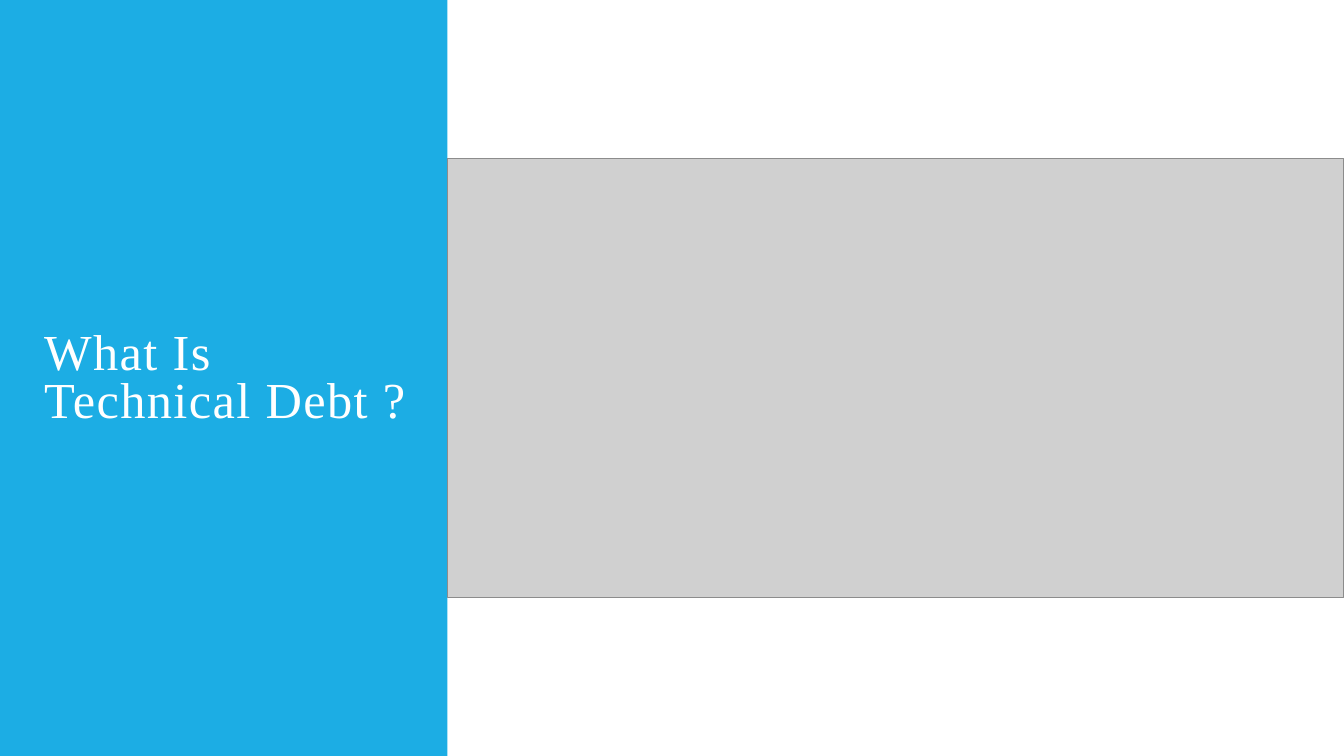
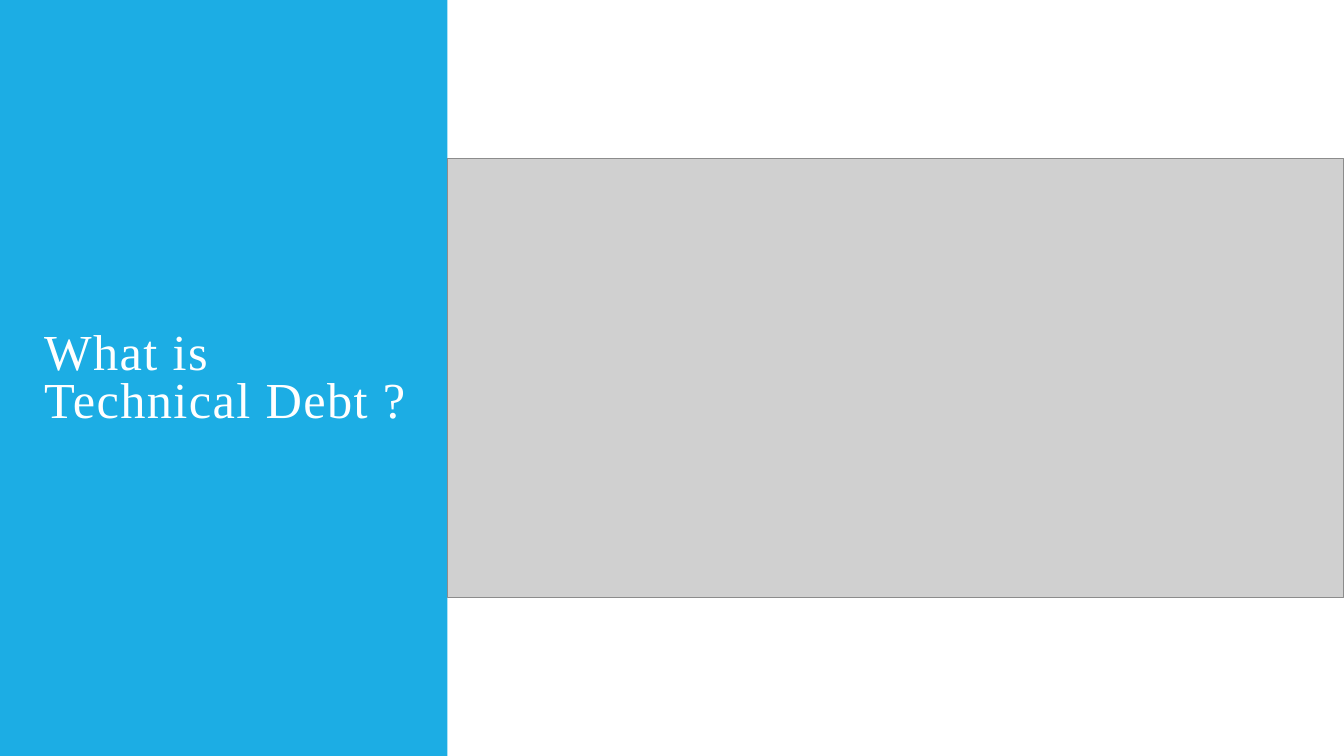
Before and after one commit to NJ261/CSCI6509_Project, a slide deck: slide 3 of presentation/presentation.pptx. Drawn at 1344x756 pixels with LibreOffice and Linux fonts; fonts in the diff are those of the drawing; grey boxes stand for pictures. Boxes give left, top, right and bottom in pixels: in the first picture for what was removed or moved away, otherwise in the second. Text is boxed around its words. In the diff, an @@ line names an element or a change of style, - is before the commit and + after.

Commit message:
changes made in ppt

```diff
--- a/presentation/presentation.pptx
+++ b/presentation/presentation.pptx
@@ title at bbox=[44, 335, 368, 419]: text changed @@
-What Is Technical Debt ?
+What is Technical Debt ?
```
Also in this commit, not shown: 3 other slides changed, 4 slides added.
